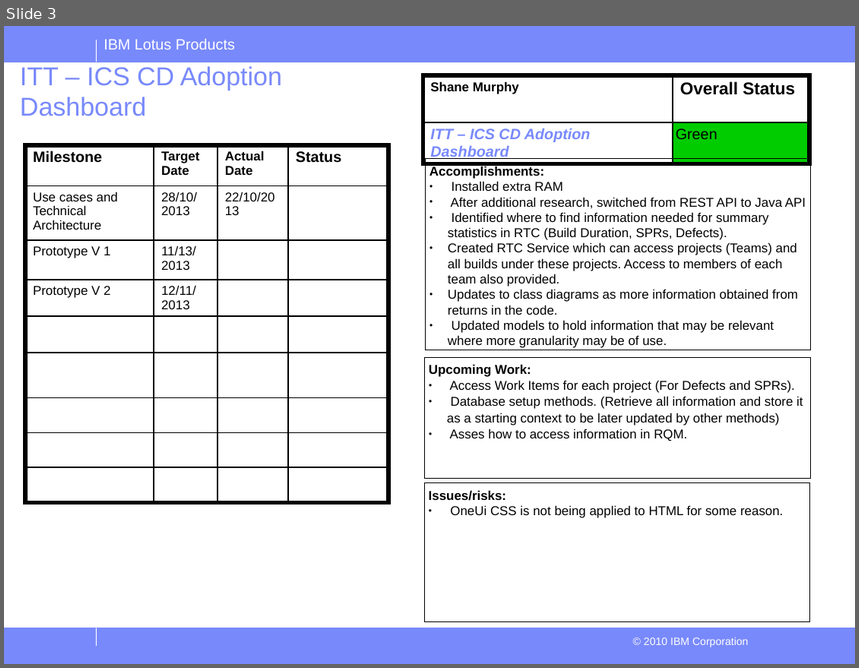
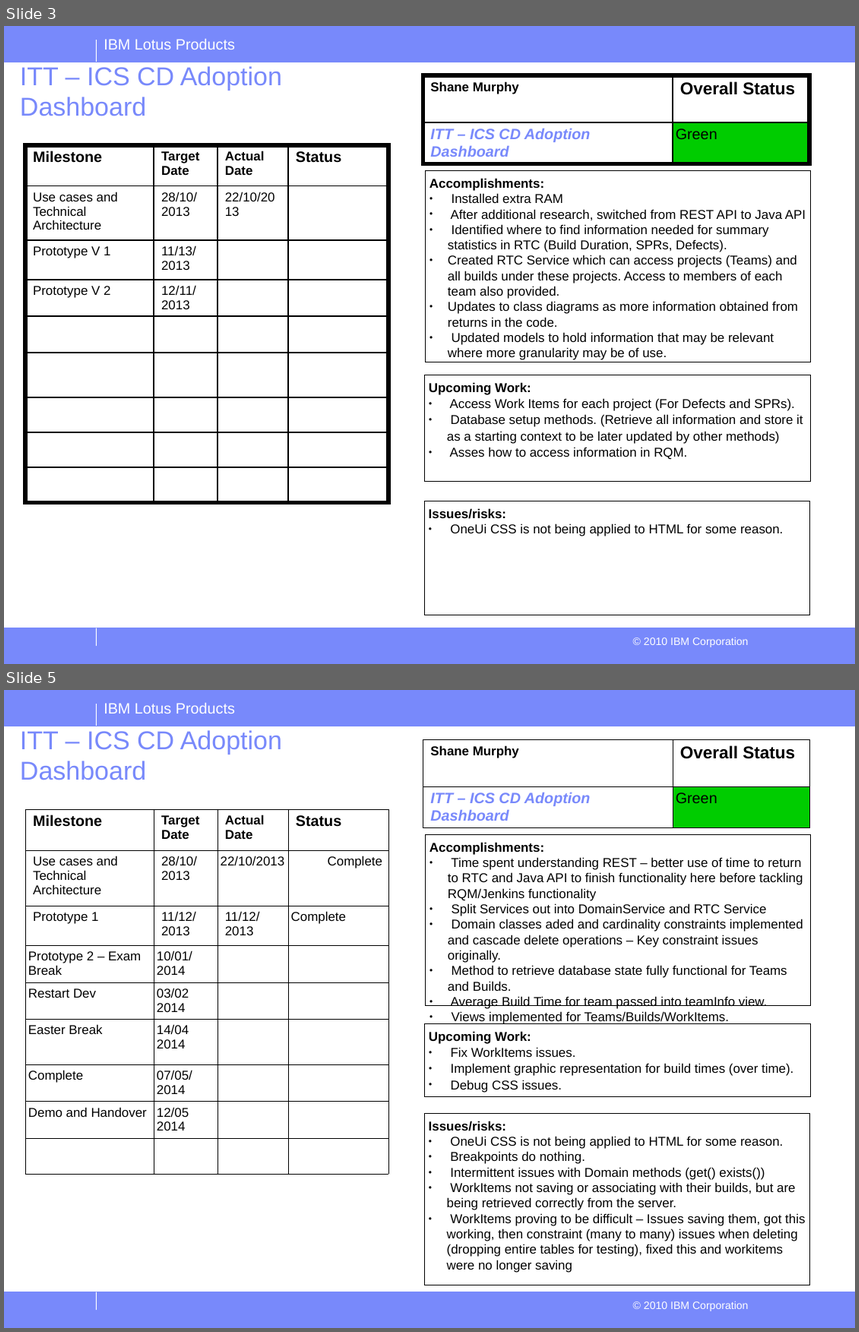
Before and after one commit to smur89/IBM-CD-Dashboard, a slide deck: Documentation/Project Status reports.odp. Shown one above the other, each under a label of ours: slide 3 before the commit, slides 3 and 5 after it; the slides between them are not shown. The pictures are 859x668 and 859x1332 pixels, drawn with LibreOffice and Linux fonts; fonts in the diff are those of the drawing; background and template pictures are left out. Boxes give left, top, right and bottom in pixels: in the first picture for what was removed or moved away, otherwise in the second. Text is boxed around its words. In the diff, an @@ line names an element or a change of style, - is before the commit and + after.

Commit message:
Commit before 5/2/14 IBM meeting. Updated documentation with information regarding work and issues from January work. Added progress slide for IBM and updated overall progress presentation.

```diff
--- a/Documentation/Project Status reports.odp
+++ b/Documentation/Project Status reports.odp
@@ slide 5 added at (x1=4, y1=690, x2=855, y2=1328), background #FFFFFF; not listed: 6 template elements that a slide beside it also shows @@
@@ text added at (x1=20, y1=730, x2=282, y2=780), 24.1 pt, text #7889FB @@
+ITT – ICS CD Adoption Dashboard
@@ table added at (x1=424, y1=739, x2=810, y2=828), 2 rows, 2 columns @@
+Shane Murphy | Overall Status
+ITT – ICS CD Adoption Dashboard | Green
@@ table added at (x1=25, y1=809, x2=388, y2=1171), 9 rows, 4 columns @@
+Milestone | Target Date | Actual Date | Status
+Use cases and Technical Architecture | 28/10/ 2013 | 22/10/2013 | Complete
+Prototype 1 | 11/12/ / 2013 | 11/12/ / 2013 | Complete
+Prototype 2 – Exam Break | 10/01/ / 2014 |  | 
+Restart Dev | 03/02 / 2014 |  | 
+Easter Break | 14/04 / 2014 |  | 
+Complete | 07/05/ / 2014 |  | 
+Demo and Handover | 12/05 / 2014 |  | 
+ |  |  | 
@@ rectangle added at (x1=426, y1=835, x2=811, y2=1007), outline #000000 0 pt, 12 pt, text #000000 @@
+Accomplishments:
+● Time spent understanding REST – better use of time to return to RTC and Java API to finish functionality here before tackling RQM/Jenkins functionality
+● Split Services out into DomainService and RTC Service
+● Domain classes aded and cardinality constraints implemented and cascade delete operations – Key constraint issues originally.
+● Method to retrieve database state fully functional for Teams and Builds.
+● Average Build Time for team passed into teamInfo view.
+● Views implemented for Teams/Builds/WorkItems.
@@ rectangle added at (x1=425, y1=1024, x2=810, y2=1097), outline #000000 0 pt, 12 pt, text #000000 @@
+Upcoming Work:
+● Fix WorkItems issues.
+● Implement graphic representation for build times (over time).
+● Debug CSS issues.
@@ rectangle added at (x1=425, y1=1114, x2=810, y2=1287), outline #000000 0 pt, 12 pt, text #000000 @@
+Issues/risks:
+● OneUi CSS is not being applied to HTML for some reason.
+● Breakpoints do nothing.
+● Intermittent issues with Domain methods (get() exists())
+● WorkItems not saving or associating with their builds, but are being retrieved correctly from the server.
+● WorkItems proving to be difficult – Issues saving them, got this working, then constraint (many to many) issues when deleting (dropping entire tables for testing), fixed this and workitems were no longer saving
@@ slide 3 changed as well @@
@@ rectangle "Accomplishments:" moved from (x1=426, y1=159, x2=811, y2=351) to (x1=426, y1=171, x2=811, y2=363) @@
@@ rectangle "Upcoming Work:" resized from (x1=425, y1=357, x2=810, y2=479) to (x1=425, y1=376, x2=810, y2=483) @@
@@ rectangle "Issues/risks:" resized from (x1=425, y1=484, x2=810, y2=623) to (x1=425, y1=502, x2=810, y2=616) @@
```
Also in this commit, not shown: 3 other slides changed, 1 slide removed, 3 other files.
